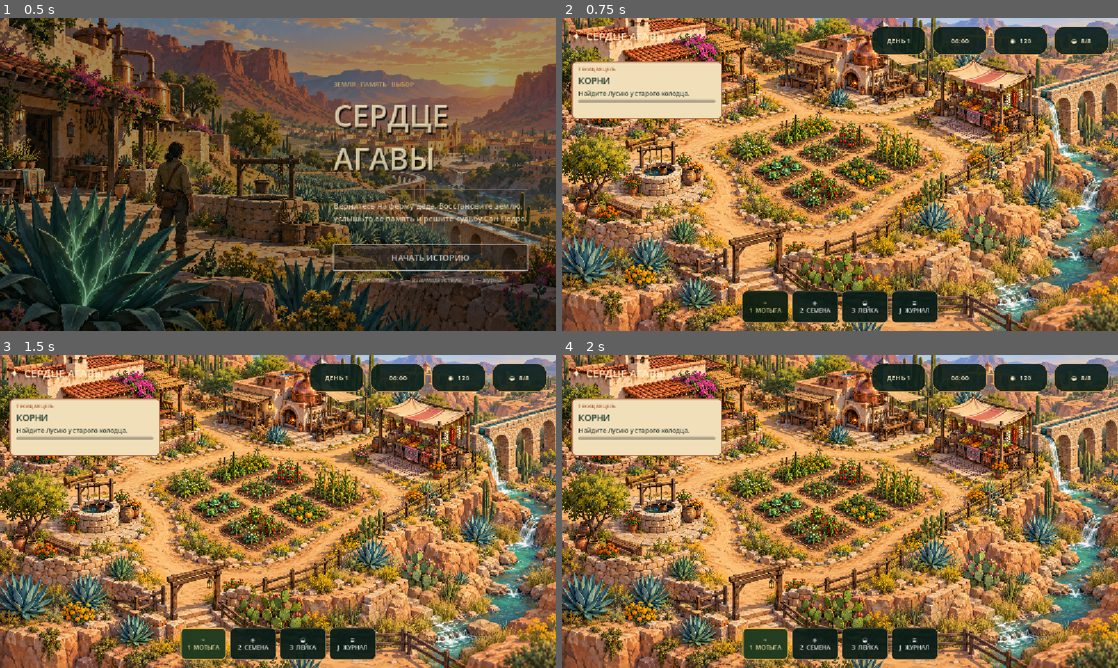
Above: before the commit, frames 1-4 (two rows, left to right).
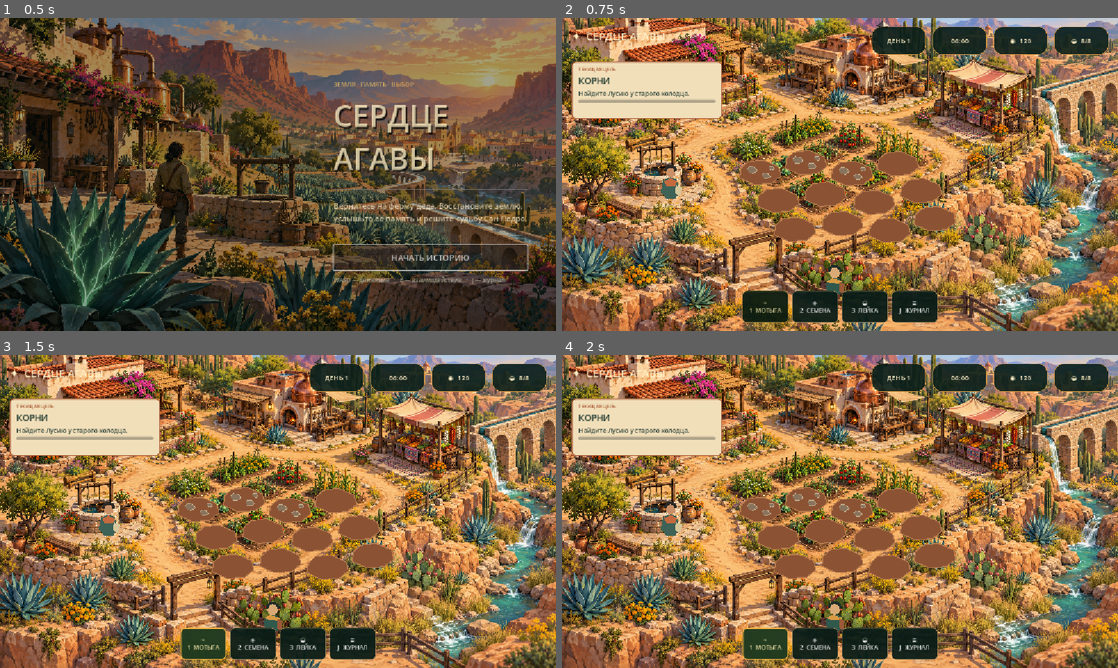
Above: after the commit, the same moments.

Repository: MagKoldyn/agave
Game: Godot game, scene res://scenes/main.tscn
Same seed, same stepped clock (60 frames per second), same inputs: the game is played once before the commit and once after it.
Inputs:
- Up to frame 1 (0.5 s): no input
- Up to frame 2 (0.75 s): click "НАЧАТЬ ИСТОРИЮ" at 0.5 s
- Up to frame 3 (1.5 s): click "⌁ 1 МОТЫГА" at 1.25 s
- Up to frame 4 (2 s): no input

Frame 1 is identical in both runs. In frame 2, 5.6% of the frame differs, in the area x 17-71%, y 42-90%; in frame 3, 5.6%; in frame 4, 5.6%.
Error before the commit: Parse Error: The function signature doesn't match the parent. Parent signature is "draw_ellipse(Vector2, float, float, Color, bool = <default>, float = <defaul…

Commit message:
Fix Godot drawing helper conflicts

Diff:
--- a/scripts/player.gd
+++ b/scripts/player.gd
@@ -24,7 +24,7 @@
 func _draw() -> void:
 	var bob := sin(step_time) * 2.0 if velocity.length() > 0 else sin(Time.get_ticks_msec() * 0.002) * 0.7
 	# Soft painted shadow.
-	draw_ellipse(Vector2(0, 18), Vector2(18, 7), Color(0.08,0.11,0.08,0.35))
+	fill_ellipse(Vector2(0, 18), Vector2(18, 7), Color(0.08,0.11,0.08,0.35))
 	# Satchel, boots, body and scarf use irregular silhouettes rather than blocks.
 	draw_colored_polygon(PackedVector2Array([Vector2(-10,7+bob),Vector2(-8,26),Vector2(-1,27),Vector2(1,8+bob)]),Color("5a3428"))
 	draw_colored_polygon(PackedVector2Array([Vector2(1,8+bob),Vector2(3,27),Vector2(10,26),Vector2(10,6+bob)]),Color("6b3a28"))
@@ -34,7 +34,7 @@
 	draw_arc(Vector2(0,-30+bob),12,PI,TAU,14,Color("202d28"),6)
 	draw_colored_polygon(PackedVector2Array([Vector2(10,-10+bob),Vector2(21,-4+bob),Vector2(18,15+bob),Vector2(8,10+bob)]),Color("9b5a37"))
 
-func draw_ellipse(center: Vector2, radius: Vector2, color: Color) -> void:
+func fill_ellipse(center: Vector2, radius: Vector2, color: Color) -> void:
 	var points := PackedVector2Array()
 	for i in 24:
 		var angle := TAU * i / 24.0
--- a/scripts/plot.gd
+++ b/scripts/plot.gd
@@ -14,7 +14,7 @@
 	draw_colored_polygon(patch,soil)
 	draw_polyline(PackedVector2Array([patch[0],patch[1],patch[2],patch[3],patch[4],patch[5],patch[6],patch[7],patch[0]]),Color("b77a4d"),2)
 	if data.state in ["cleared","tilled","planted","sprout","mature"]:
-		for y in [-12.0,0.0,12.0]: draw_arc(Vector2(0,y),Vector2(30,6),Color("4f3528"))
+		for y in [-12.0,0.0,12.0]: stroke_ellipse(Vector2(0,y),Vector2(30,6),Color("4f3528"))
 	if data.state == "debris":
 		stone(Vector2(-16,-5),11);stone(Vector2(13,7),9);stone(Vector2(24,-9),6)
 	if data.state in ["planted","sprout","mature"]:
@@ -34,9 +34,9 @@
 		var leaf:=PackedVector2Array([at-perp*.45,at+perp*.7,tip])
 		draw_colored_polygon(leaf,Color("78a17e") if i%2 else Color("527d73"))
 	if glow:
-		var alpha:=0.55+sin(shimmer*4.0)*0.2;draw_arc(at,Vector2(size+4,size*.52),Color(0.66,0.9,0.76,alpha))
+		var alpha:=0.55+sin(shimmer*4.0)*0.2;stroke_ellipse(at,Vector2(size+4,size*.52),Color(0.66,0.9,0.76,alpha))
 
-func draw_arc(center:Vector2,radius:Vector2,color:Color)->void:
+func stroke_ellipse(center:Vector2,radius:Vector2,color:Color)->void:
 	var pts:=PackedVector2Array()
 	for i in 18:
 		var a:=TAU*i/17.0;pts.append(center+Vector2(cos(a)*radius.x,sin(a)*radius.y))
--- a/scripts/world_actor.gd
+++ b/scripts/world_actor.gd
@@ -10,7 +10,7 @@
 func _draw() -> void:
 	var bob := sin(pulse * 2.0) * 1.2
 	if actor_kind == "lucia":
-		draw_circle(Vector2(0,20),Vector2(17,6),Color(0.05,0.08,0.06,0.3))
+		fill_ellipse(Vector2(0,20),Vector2(17,6),Color(0.05,0.08,0.06,0.3))
 		draw_colored_polygon(PackedVector2Array([Vector2(-16,-10+bob),Vector2(-20,14),Vector2(-8,29),Vector2(8,29),Vector2(19,12),Vector2(13,-11+bob),Vector2(0,-17+bob)]),Color("3e6256"))
 		draw_colored_polygon(PackedVector2Array([Vector2(-13,-8+bob),Vector2(0,-15+bob),Vector2(14,-7+bob),Vector2(9,2),Vector2(-9,1)]),Color("c56a3e"))
 		draw_circle(Vector2(0,-27+bob),10,Color("c99068"))
@@ -18,7 +18,7 @@
 		draw_colored_polygon(PackedVector2Array([Vector2(12,0),Vector2(24,5),Vector2(18,23),Vector2(8,14)]),Color("d7c89b"))
 		draw_string(ThemeDB.fallback_font,Vector2(-28,47),display_name,HORIZONTAL_ALIGNMENT_CENTER,56,11,Color("fff0c7"))
 
-func draw_circle(center: Vector2, radius: Vector2, color: Color) -> void:
+func fill_ellipse(center: Vector2, radius: Vector2, color: Color) -> void:
 	var points := PackedVector2Array()
 	for i in 20:
 		var a:=TAU*i/20.0;points.append(center+Vector2(cos(a)*radius.x,sin(a)*radius.y))
--- /dev/null
+++ b/tests/test_scene_load.gd
@@ -0,0 +1,29 @@
+extends SceneTree
+
+var failures := 0
+
+func _init() -> void:
+	call_deferred("run")
+
+func check_scene(path: String) -> void:
+	var packed: PackedScene = load(path)
+	if packed == null:
+		failures += 1
+		push_error("FAIL: не загружается " + path)
+		return
+	var scene := packed.instantiate()
+	if scene == null:
+		failures += 1
+		push_error("FAIL: не создаётся " + path)
+		return
+	root.add_child(scene)
+	await process_frame
+	print("PASS: загружена сцена " + path)
+	scene.queue_free()
+	await process_frame
+
+func run() -> void:
+	await check_scene("res://scenes/title.tscn")
+	await check_scene("res://scenes/farm.tscn")
+	print("RESULT: %d scene failure(s)" % failures)
+	quit(1 if failures else 0)
